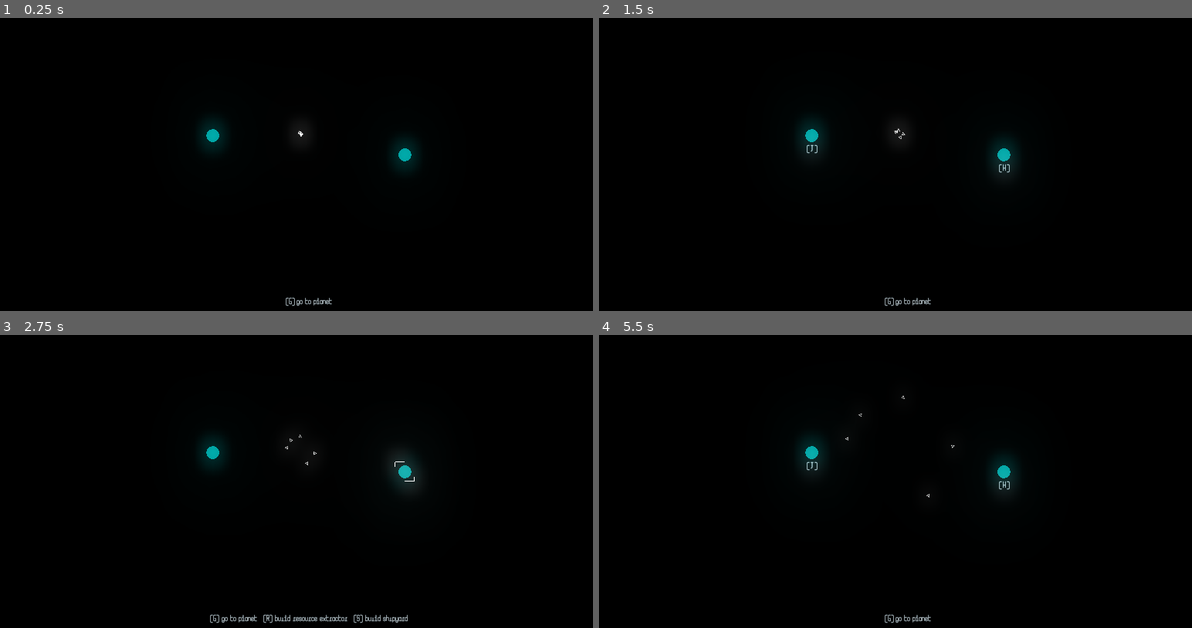
Above: before the commit, frames 1-4 (two rows, left to right).
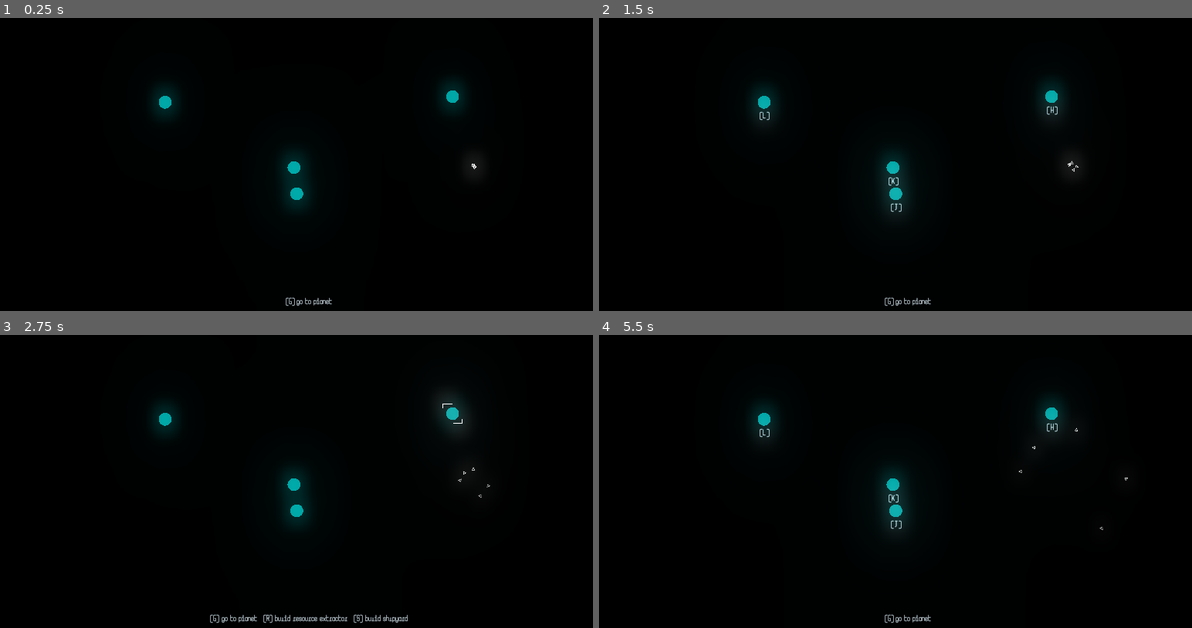
Above: after the commit, the same moments.

Repository: raffomania/aekisfour
Game: Godot game, scene res://main.tscn
Same seed, same stepped clock (60 frames per second), same inputs: the game is played once before the commit and once after it.
Inputs:
- Up to frame 1 (0.25 s): no input
- Up to frame 2 (1.5 s): tap Enter at 0.5 s; hold R (r) 0.53-1.28 s; tap G (g) at 0.6 s; tap R (r) at 1.35 s
- Up to frame 3 (2.75 s): tap S (s) at 1.55 s; tap Space at 2 s; hold S (s) from 2.03 s (still down); tap H at 2.3 s
- Up to frame 4 (5.5 s): release S (s) at 2.78 s; tap H at 2.85 s; tap J at 3.05, 3.6 s; tap K at 3.8, 4.35 s; tap Escape (esc) at 4.15 s; tap L at 4.55, 5.1 s; tap G (g) at 5.3 s

The runs differ from the first frame. In frame 1, 1.9% of the frame differs, in the area x 25-81%, y 21-65%; in frame 2, 2.4%; in frame 3, 2.3%; in frame 4, 2.4%, in the area x 25-90%, y 20-68%.

Commit message:
add spawn

Diff:
--- a/camera.gd
+++ b/camera.gd
@@ -1,8 +1,14 @@
 extends Node2D
 
 func _ready():
-	yield(get_tree().root, "ready")
+	yield(get_tree().create_timer(0.1), 'timeout')
+	update()
+
+func update():
 	var planets = get_tree().get_nodes_in_group('planets')
+	if len(planets) == 0:
+		return
+
 	var extents = Rect2()
 	extents.position = planets[0].position
 	for planet in planets:
--- a/main.tscn
+++ b/main.tscn
@@ -1,10 +1,10 @@
 [gd_scene load_steps=9 format=2]
 
-[ext_resource path="res://planet.gd" type="Script" id=1]
 [ext_resource path="res://ship.svg" type="Texture" id=2]
 [ext_resource path="res://ships.gd" type="Script" id=3]
 [ext_resource path="res://camera.gd" type="Script" id=4]
 [ext_resource path="res://ui.tscn" type="PackedScene" id=5]
+[ext_resource path="res://spawn.gd" type="Script" id=6]
 
 [sub_resource type="Environment" id=1]
 background_mode = 4
@@ -27,14 +27,6 @@
 [node name="WorldEnvironment" type="WorldEnvironment" parent="."]
 environment = SubResource( 1 )
 
-[node name="planet" type="Node2D" parent="."]
-position = Vector2( 1290.34, 610.976 )
-script = ExtResource( 1 )
-
-[node name="planet2" type="Node2D" parent="."]
-position = Vector2( 693.372, 551.139 )
-script = ExtResource( 1 )
-
 [node name="ships" type="MultiMeshInstance2D" parent="."]
 multimesh = SubResource( 3 )
 texture = ExtResource( 2 )
@@ -47,3 +39,6 @@
 
 [node name="ui" parent="CanvasLayer" instance=ExtResource( 5 )]
 margin_top = -14.0
+
+[node name="spawn" type="Node" parent="."]
+script = ExtResource( 6 )
--- a/planet.gd
+++ b/planet.gd
@@ -5,7 +5,7 @@
 enum building_type {RESOURCE, SHIPYARD, NONE}
 
 var resources = 0 setget set_resources
-var reserved_resources = 0
+var reserved_resources = 0 setget set_reserved_resources
 var selected = false setget set_selected
 var show_label = false setget set_show_label
 var character
@@ -83,3 +83,7 @@
 	update()
 	if building == building_type.SHIPYARD:
 		try_spawn_ship()
+
+func set_reserved_resources(value):
+	assert(value == 0 or building == building_type.RESOURCE)
+	reserved_resources = value
--- /dev/null
+++ b/planet.tscn
@@ -0,0 +1,7 @@
+[gd_scene load_steps=2 format=2]
+
+[ext_resource path="res://planet.gd" type="Script" id=1]
+
+[node name="planet" type="Node2D"]
+position = Vector2( 1290.34, 610.976 )
+script = ExtResource( 1 )
--- a/ships.gd
+++ b/ships.gd
@@ -90,11 +90,12 @@
 		if target.building == target.building_type.RESOURCE and target.resources > 0 and resources < capacity:
 			var amount = min(capacity - resources, target.resources)
 			target.resources -= amount
-			target.reserved_resources -= reserved_resources
 			resources += amount
 		elif target.building == target.building_type.SHIPYARD and resources > 0:
 			target.resources += resources
 			resources = 0
+		target.reserved_resources -= reserved_resources
+		reserved_resources = 0
 		last_target = target.global_position
 		target = null
 
@@ -106,5 +107,5 @@
 			elif planet.building == planet.building_type.RESOURCE and resources == 0 and planet.reserved_resources < planet.resources:
 				target = planet
 				planet.reserved_resources += capacity - resources
-				reserved_resources += capacity - resources
+				reserved_resources = capacity - resources
 				return
--- /dev/null
+++ b/spawn.gd
@@ -0,0 +1,12 @@
+extends Node
+
+var planet_res = preload('res://planet.tscn')
+var characters = [KEY_H, KEY_J, KEY_K, KEY_L]
+
+func _ready():
+	yield(get_tree().root, 'ready')
+	for i in range(4):
+		var planet = planet_res.instance()
+		planet.character = characters[i]
+		planet.global_position = Vector2(randf() * 1800, randf() * 800)
+		$'../../main'.add_child(planet)
--- a/ui.gd
+++ b/ui.gd
@@ -1,18 +1,10 @@
 extends Control
 
-var planets
-var characters = [KEY_H, KEY_J, KEY_K, KEY_L]
-var by_char = {}
 var selected_planet
 var is_selecting
 onready var modeline = $modeline
 
 func _ready():
-	yield(get_tree().root, "ready")
-	planets = get_tree().get_nodes_in_group('planets')
-	for i in range(planets.size()):
-		by_char[characters[i]] = planets[i]
-		planets[i].character = characters[i]
 	modeline.text = '[G] go to planet'
 	remove_selection()
 
@@ -29,7 +21,11 @@
 		selected_planet.set_building(selected_planet.building_type.SHIPYARD)
 		modeline.text = '[G] go to planet%s' % line_for_planet(selected_planet)
 	elif event is InputEventKey and not event.pressed and is_selecting:
-		var planet = by_char.get(event.scancode)
+		var planets = get_tree().get_nodes_in_group('planets')
+		var planet
+		for other_planet in planets:
+			if other_planet.character == event.scancode:
+				planet = other_planet
 		if is_instance_valid(planet):
 			stop_selecting()
 			modeline.text = '[G] go to planet%s' % line_for_planet(planet)
@@ -46,11 +42,13 @@
 	modeline.text = ''
 	remove_selection()
 	is_selecting = true
+	var planets = get_tree().get_nodes_in_group('planets')
 	for planet in planets:
 		planet.show_label = true
 
 func stop_selecting():
 	is_selecting = false
+	var planets = get_tree().get_nodes_in_group('planets')
 	for planet in planets:
 		planet.show_label = false
 
